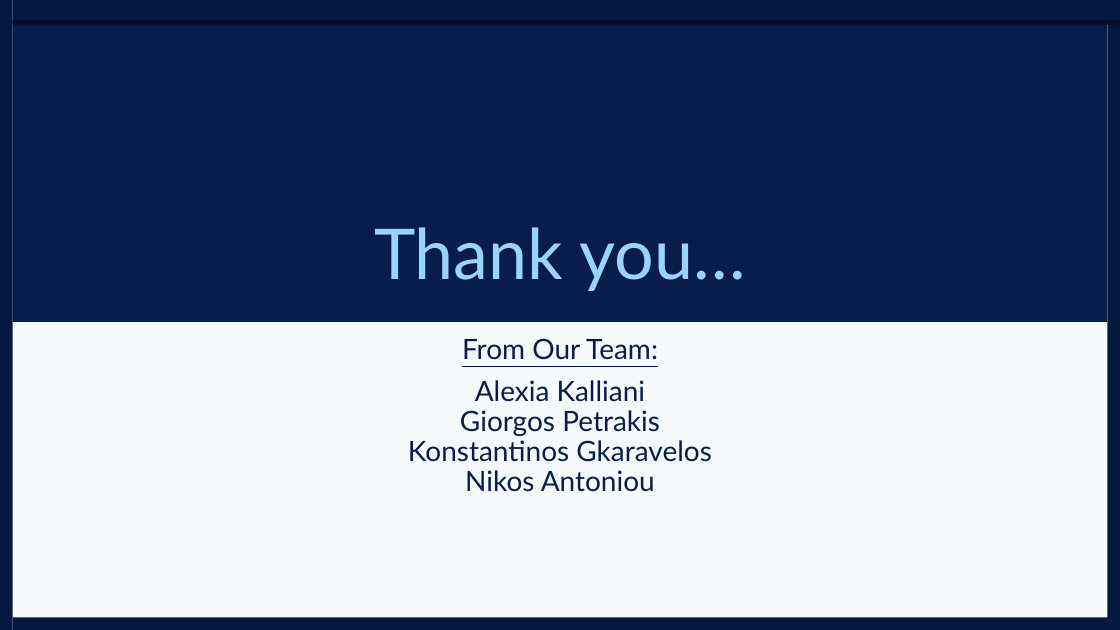
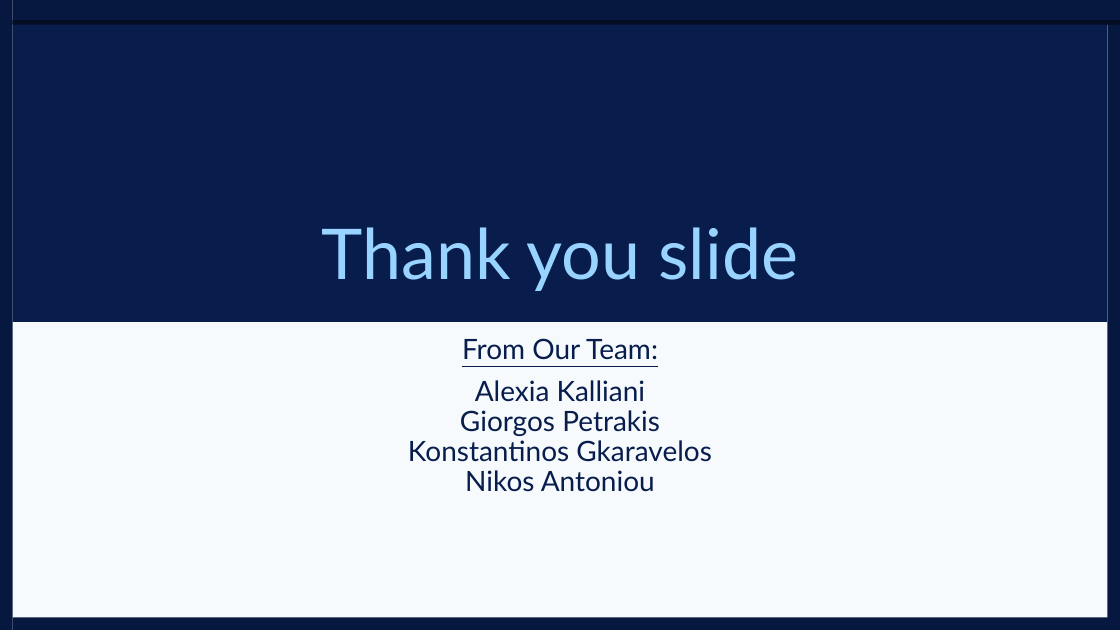
Before and after one commit to Konstant-gk/Chinook_Project, a slide deck: slide 17 of Chinook_Presentation/BI_ML_Presentation PART I & II.pptx (slide 14 before the commit). Drawn at 1120x630 pixels with LibreOffice and Linux fonts; fonts in the diff are those of the drawing. Boxes give left, top, right and bottom in pixels: in the first picture for what was removed or moved away, otherwise in the second. Text is boxed around its words. In the diff, an @@ line names an element or a change of style, - is before the commit and + after.

```diff
--- a/Chinook_Presentation/BI_ML_Presentation PART I & II.pptx
+++ b/Chinook_Presentation/BI_ML_Presentation PART I & II.pptx
@@ title at (322, 227, 799, 291): text changed @@
-Thank you…
+Thank you slide
```
Also in this commit, not shown: 1 other slide changed, 15 slides added, 12 slides removed.
